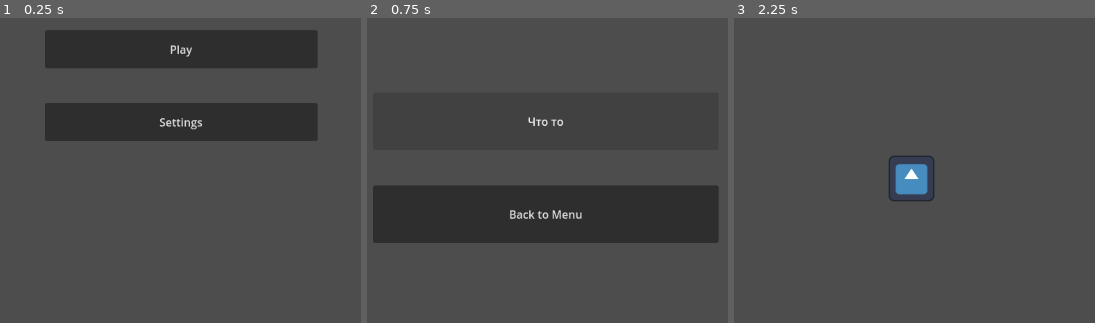
Above: before the commit, frames 1-3 (left to right).
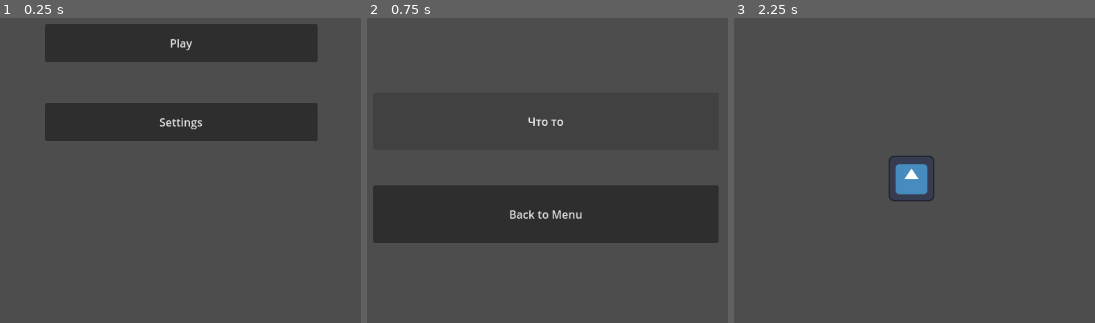
Above: after the commit, the same moments.

Repository: AWIX-studio/raiden_project
Game: Godot game, scene res://MainMenu.tscn
Two runs of this game, one before a commit and one after it. Both use one fixed random seed, a clock stepped at 60 frames per second and the inputs below. The project has no main scene, so this scene is started directly. The engine's default icon, where the game draws it, is replaced by a stand-in: a white triangle on a blue panel in a dark square.
Inputs:
- Up to frame 1 (0.25 s): no input
- Up to frame 2 (0.75 s): click "Settings" at 0.5 s
- Up to frame 3 (2.25 s): click "Back to Menu" at 1.25 s; click "Play" at 2 s

The runs differ from the first frame. In frame 1, 3.2% of the frame differs, in the area x 12-88%, y 1-17%; in frame 2, nothing differs; in frame 3, nothing differs.

Commit message:
test 2

Diff:
--- a/MainMenu.tscn
+++ b/MainMenu.tscn
@@ -7,9 +7,9 @@
 
 [node name="Button" type="Button" parent="."]
 offset_left = 385.0
-offset_top = 110.0
+offset_top = 101.0
 offset_right = 778.0
-offset_bottom = 165.0
+offset_bottom = 156.0
 text = "Play"
 
 [node name="Button2" type="Button" parent="."]
